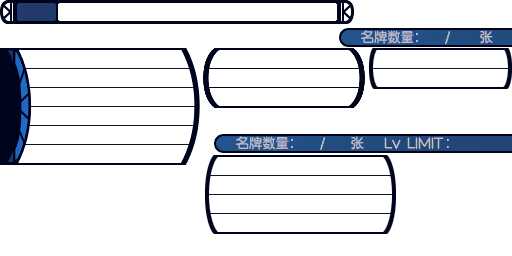
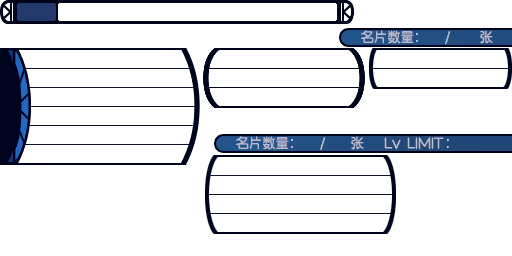
Before/after of a 512 × 256 layered artwork. What changed in the layer stack:
renamed "名牌数量" to "名片数量", painted on it over [374, 30, 387, 44]
renamed "名牌数量" to "名片数量", painted on it over [249, 136, 262, 150]
